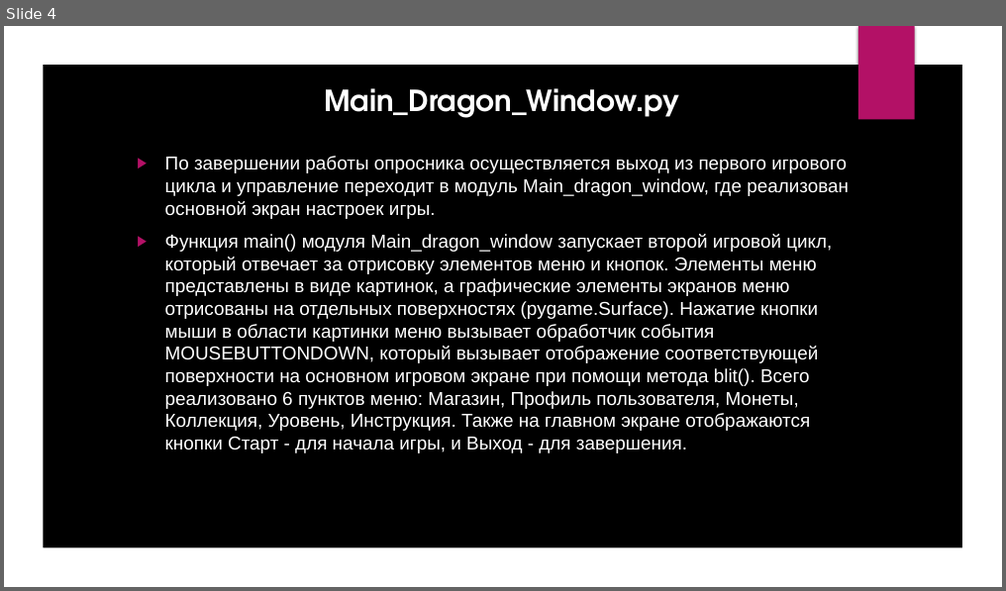
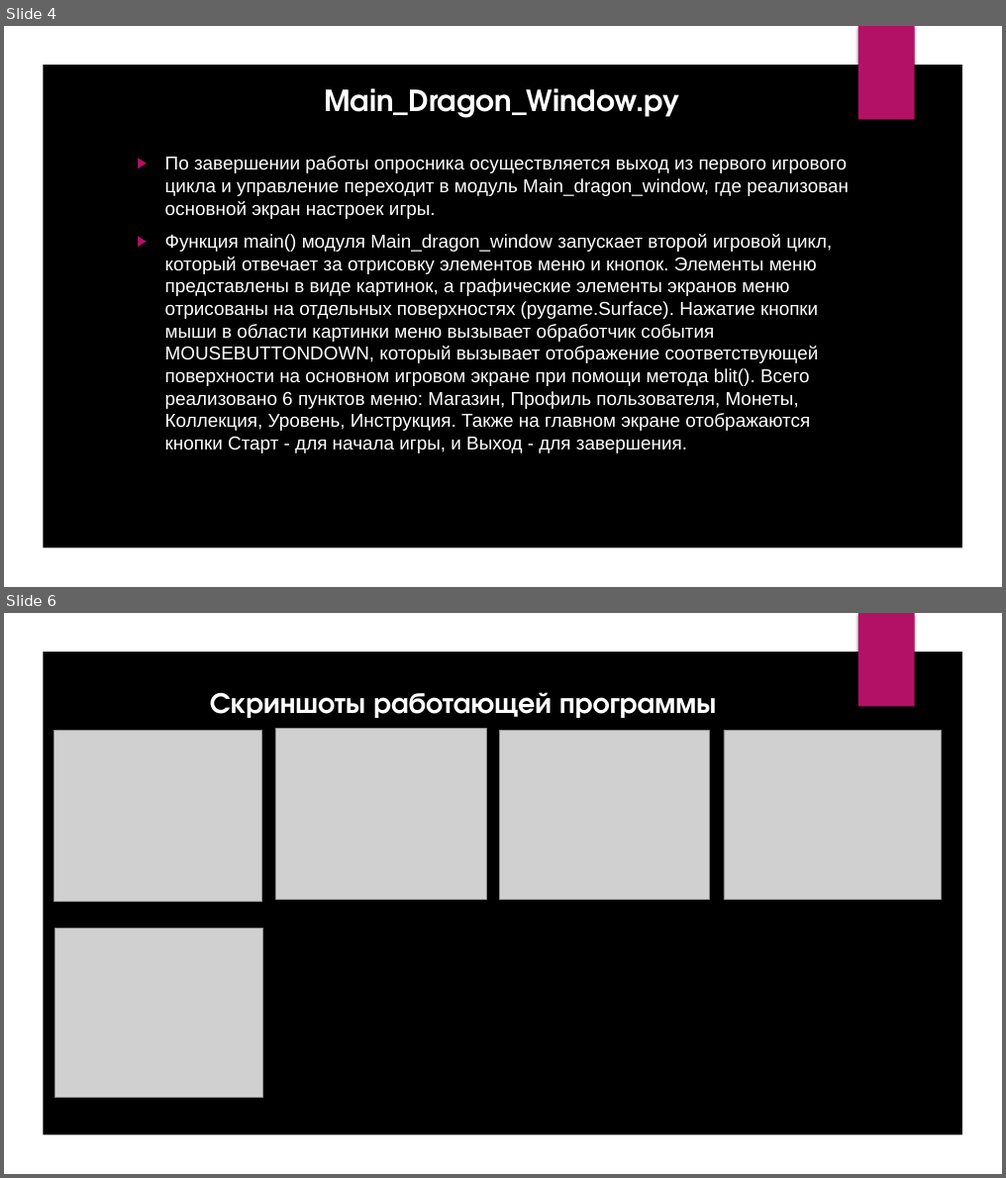
Before and after one commit to VeraPavlovskaya/PyGameProject, a slide deck: presentation.pptx. Shown one above the other, each under a label of ours: slide 4 before the commit, slides 4 and 6 after it; the slides between them are not shown. The pictures are 1006x591 and 1006x1178 pixels, drawn with LibreOffice and Linux fonts; fonts in the diff are those of the drawing; grey boxes stand for pictures; background and template pictures are left out. Boxes give left, top, right and bottom in pixels: in the first picture for what was removed or moved away, otherwise in the second. Text is boxed around its words. In the diff, an @@ line names an element or a change of style, - is before the commit and + after.

```diff
--- a/presentation.pptx
+++ b/presentation.pptx
@@ slide 6 added at [4, 613, 1002, 1174], background picture (left out); not listed: 5 template elements that a slide beside it also shows @@
@@ rectangle added at [4, 613, 1002, 1174], fill #000000 @@
@@ freeform shape added at [4, 613, 1002, 1174], fill #FFFFFF @@
@@ rectangle added at [858, 613, 915, 707], fill #B31166 @@
@@ title added at [210, 692, 716, 718], 28 pt, text #FFFFFF, bold @@
+Скриншоты работающей программы
@@ picture added at [54, 731, 262, 902] @@
@@ picture added at [275, 728, 486, 900] @@
@@ picture added at [500, 731, 710, 900] @@
@@ picture added at [724, 731, 943, 900] @@
@@ picture added at [54, 928, 263, 1097] @@
```
Also in this commit, not shown: 1 slide changed, 4 other slides added.
